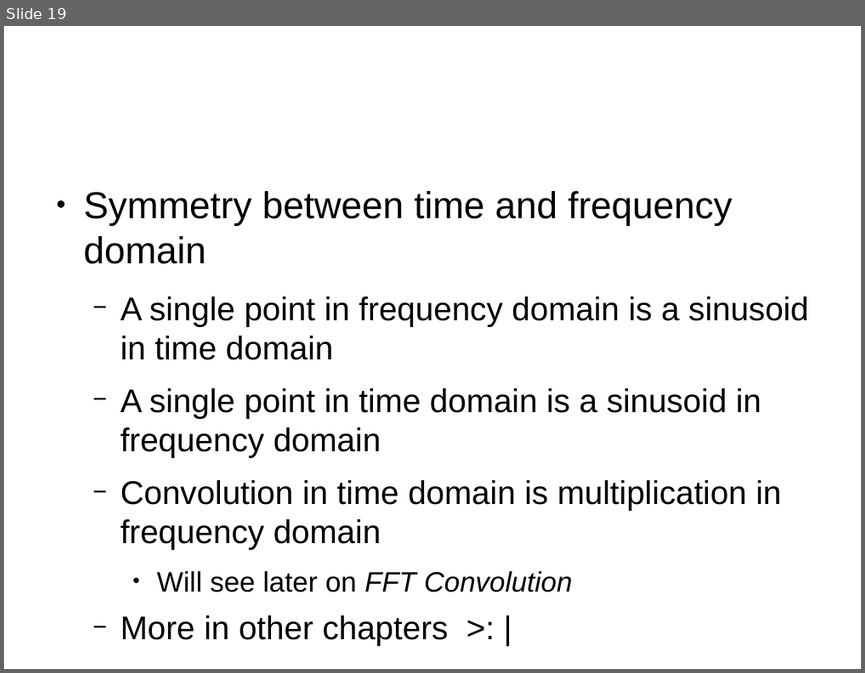
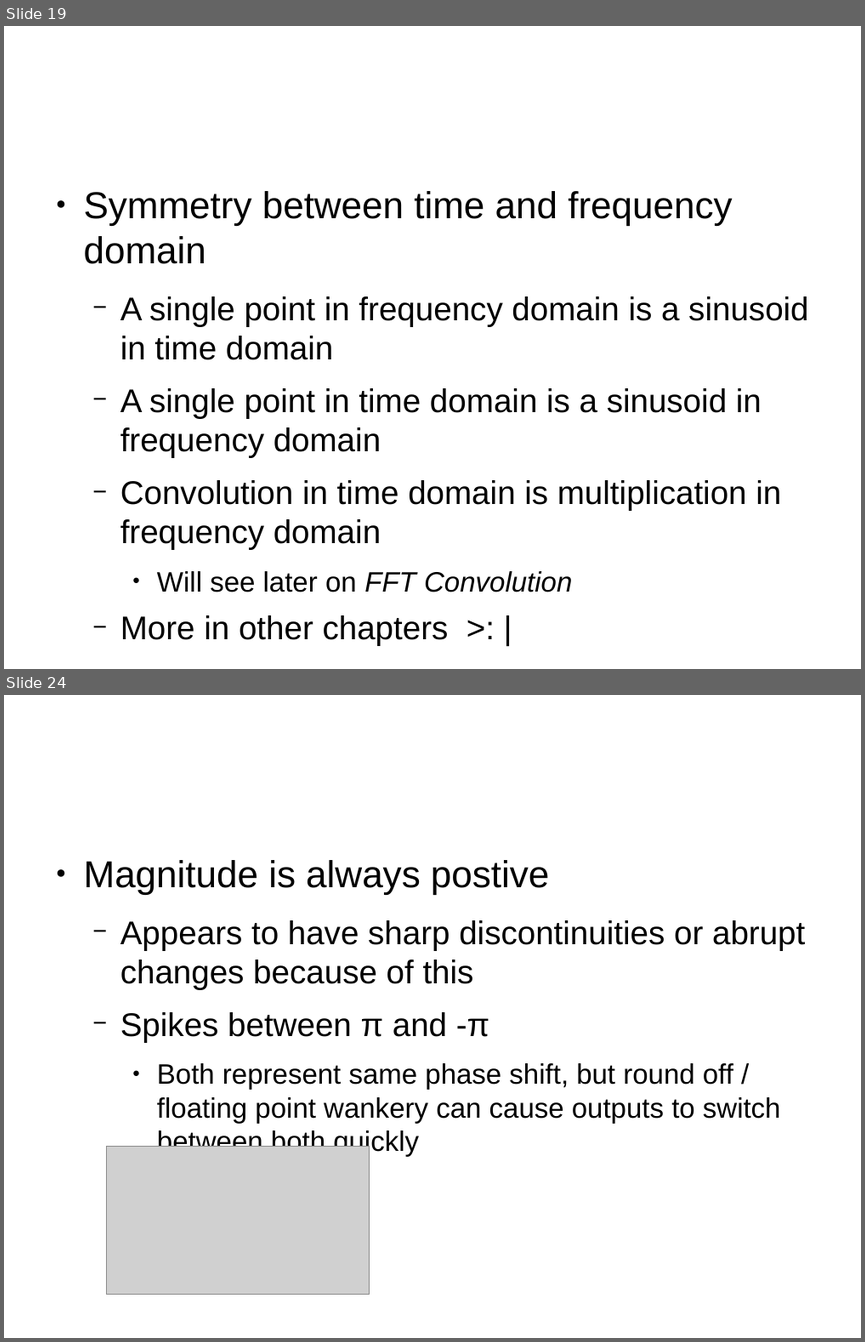
Before and after one commit to ahirapatel/dspguide-stuff, a slide deck: ch8/Notes.odp. Shown one above the other, each under a label of ours: slide 19 before the commit, slides 19 and 24 after it; the slides between them are not shown. The pictures are 865x673 and 865x1342 pixels, drawn with LibreOffice and Linux fonts; fonts in the diff are those of the drawing; grey boxes stand for pictures; background and template pictures are left out. Boxes give left, top, right and bottom in pixels: in the first picture for what was removed or moved away, otherwise in the second. Text is boxed around its words. In the diff, an @@ line names an element or a change of style, - is before the commit and + after.

```diff
--- a/ch8/Notes.odp
+++ b/ch8/Notes.odp
@@ slide 24 added at (4,695,861,1338), background #FFFFFF @@
@@ title added at (46,719,644,825), 47.6 pt, text #FFFFFF @@
+MORE BAD THINGS?!
@@ text added at (84,860,805,1157), 26 pt, text #000000 @@
+● Magnitude is always postive
+  − Appears to have sharp discontinuities or abrupt changes because of this
+  − Spikes between π and -π
+    ● Both represent same phase shift, but round off / floating point wankery can cause outputs to switch between both quickly
@@ picture added at (107,1146,370,1293) @@
```
Also in this commit, not shown: 1 slide changed, 4 other slides added, 1 slide removed, 1 other file.
